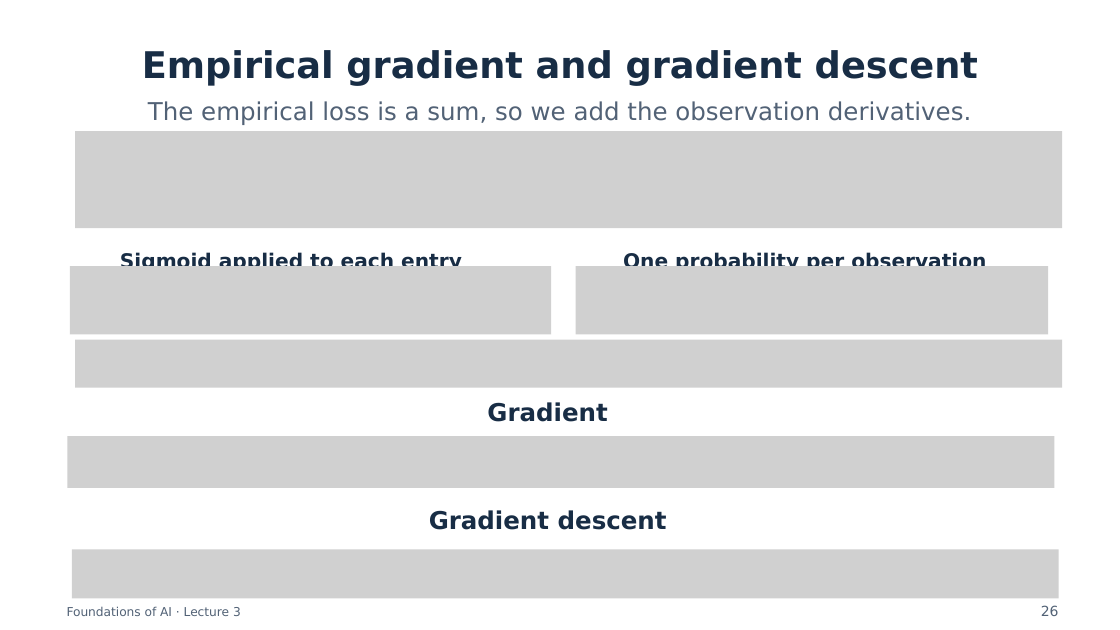
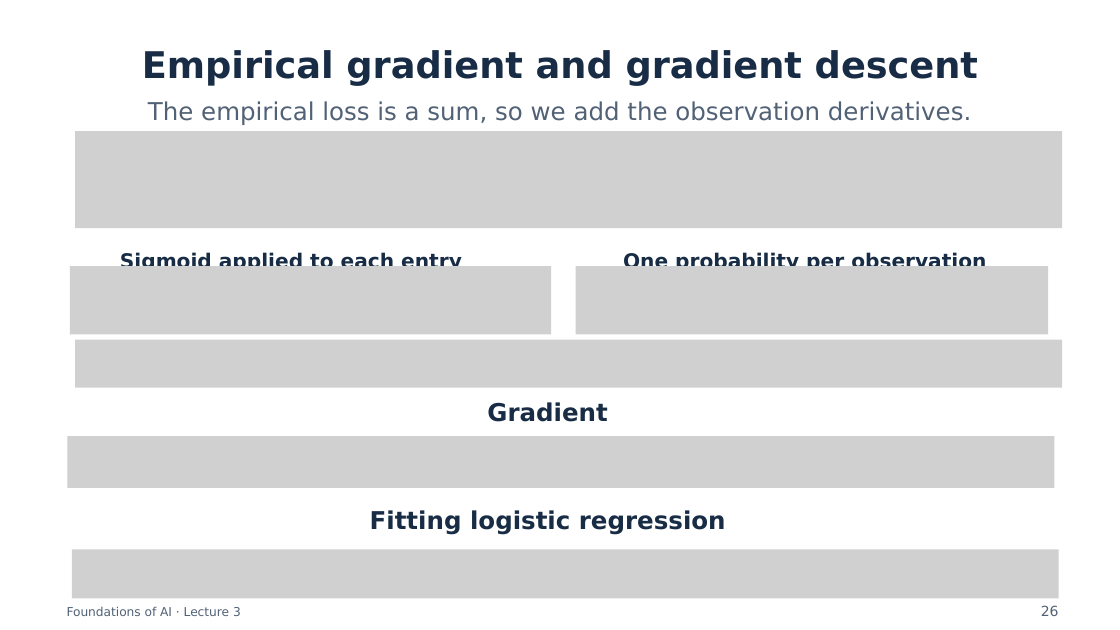
Before and after one commit to semtm0051/2026_27, a slide deck: slide 26 of Week_03/Slides/Week_03 - Slides.pptx. Drawn at 1120x630 pixels with LibreOffice and Linux fonts; fonts in the diff are those of the drawing; grey boxes stand for pictures. Boxes give left, top, right and bottom in pixels: in the first picture for what was removed or moved away, otherwise in the second. Text is boxed around its words. In the diff, an @@ line names an element or a change of style, - is before the commit and + after.

Commit message:
Clarify Week 3 notation and classification exercises
Make the multiclass probability model explicit in the classifier and add a tied-maximum exercise. Align slides with the parameter-objective notation, clarify logistic-regression optimisation and class indexing, and repair the dataset link in both presentation formats.

```diff
--- a/Week_03/Slides/Week_03 - Slides.pptx
+++ b/Week_03/Slides/Week_03 - Slides.pptx
@@ text at <box>370,510,726,535</box>: text changed @@
-Gradient descent
+Fitting logistic regression
```
Also in this commit, not shown: 26 other slides changed, 1 slide added, 2 other files.
